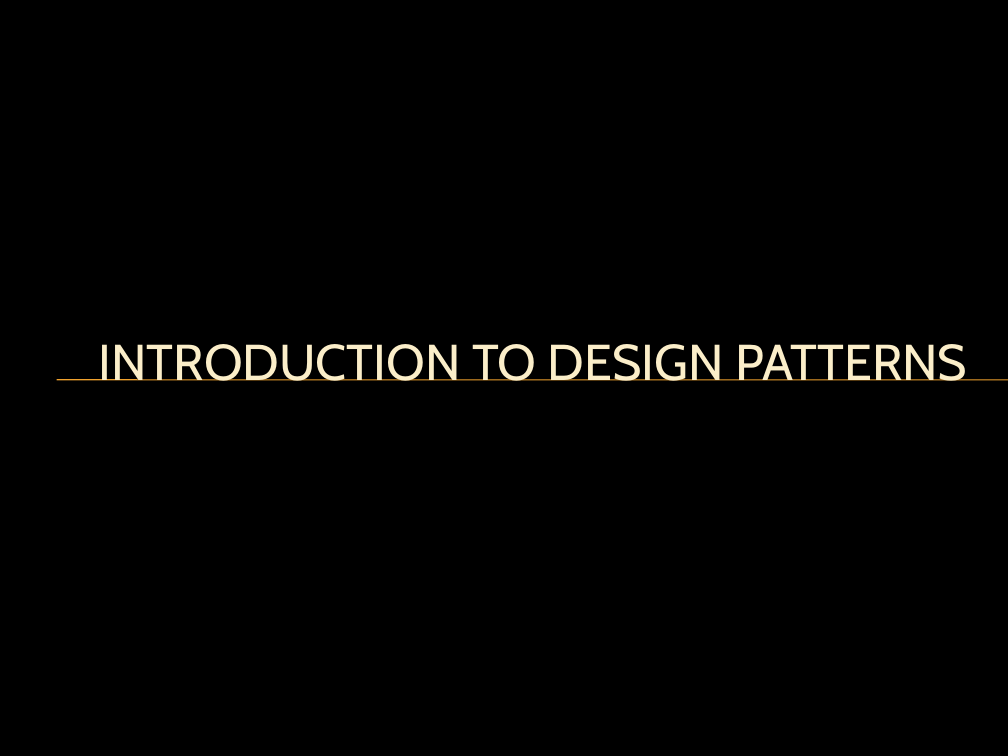
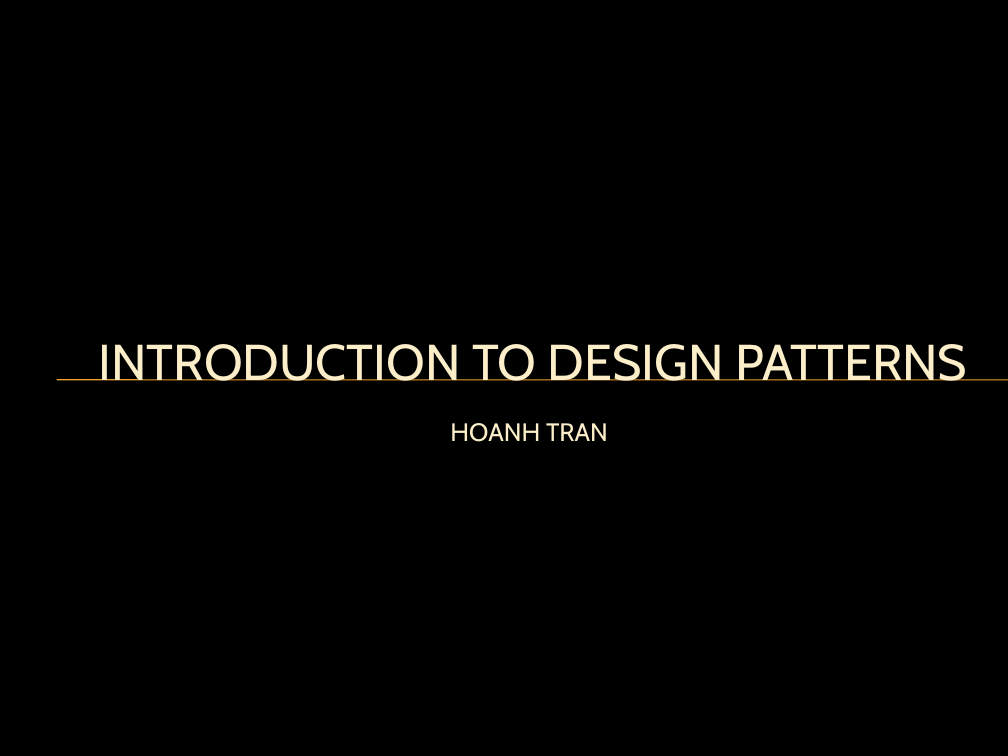
Before and after one commit to h-t-tran/DesignPattern, a slide deck: slide 1 of Design Pattern Presentation.pptx. Drawn at 1008x756 pixels with LibreOffice and Linux fonts; fonts in the diff are those of the drawing; background and template pictures are left out. Boxes give left, top, right and bottom in pixels: in the first picture for what was removed or moved away, otherwise in the second. Text is boxed around its words. In the diff, an @@ line names an element or a change of style, - is before the commit and + after.

```diff
--- a/Design Pattern Presentation.pptx
+++ b/Design Pattern Presentation.pptx
@@ text added at bbox=[450, 423, 608, 442], 18 pt, text #FBEEC9 @@
+HOANH TRAN
```
Also in this commit, not shown: 8 other slides changed, 12 slides added.
